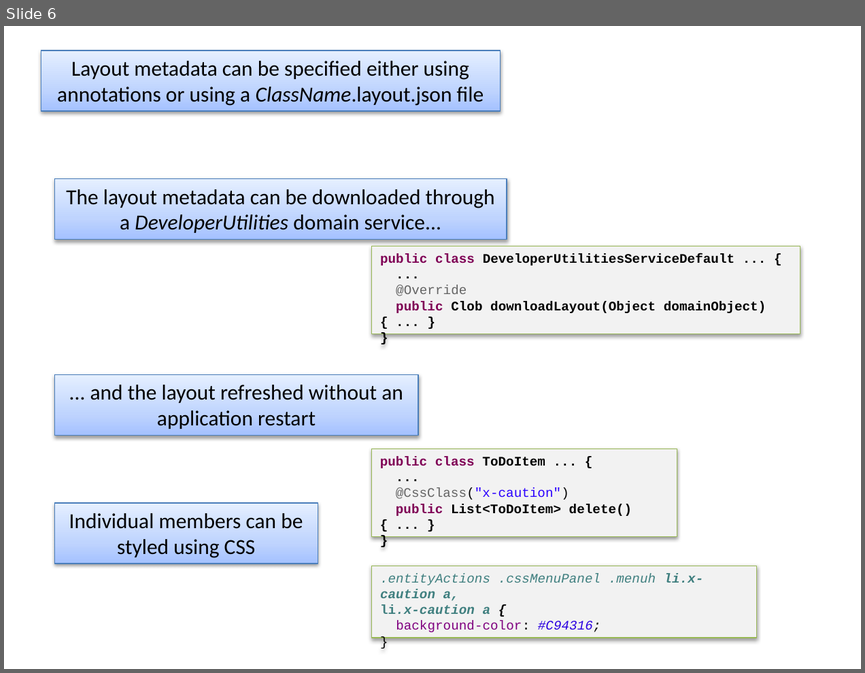
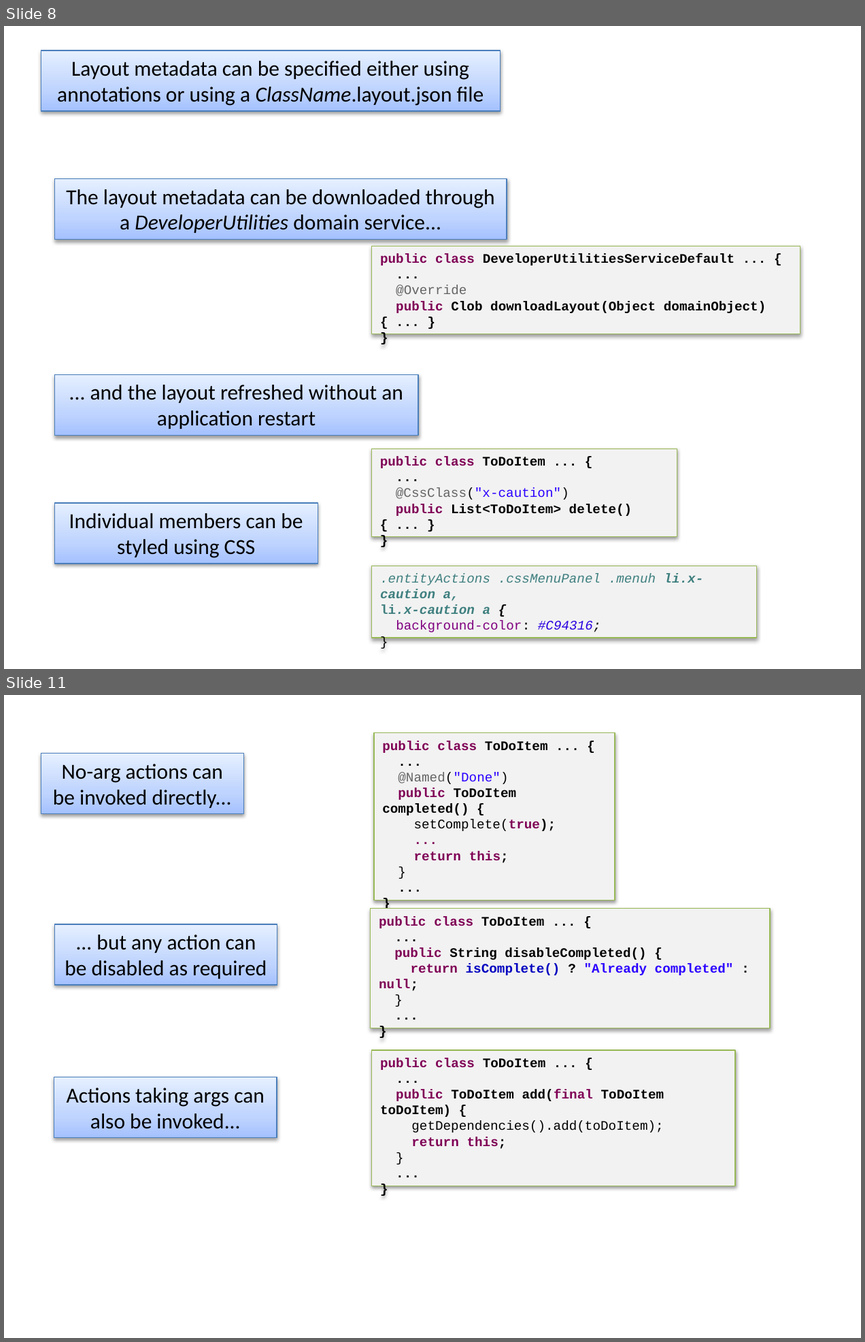
Before and after one commit to apache/causeway-site, a slide deck: content/images/screenshots2/screenshot-captions.pptx. Shown one above the other, each under a label of ours: slide 6 before the commit, slides 8 and 11 after it; the slides between them are not shown. The pictures are 865x673 and 865x1342 pixels, drawn with LibreOffice and Linux fonts; fonts in the diff are those of the drawing. Boxes give left, top, right and bottom in pixels: in the first picture for what was removed or moved away, otherwise in the second. Text is boxed around its words. In the diff, an @@ line names an element or a change of style, - is before the commit and + after.

```diff
--- a/content/images/screenshots2/screenshot-captions.pptx
+++ b/content/images/screenshots2/screenshot-captions.pptx
@@ slide 11 added at [4,695,861,1338], background #FFFFFF @@
@@ rectangle added at [374,732,615,900], fill #F2F2F2, outline #98B955 0.75 pt, 11 pt, text #000000, bold @@
+public class ToDoItem ... {
+...
+@Named("Done")
+public ToDoItem completed() {
+setComplete(true);
+...
+return this;
+}
+...
+}
@@ rectangle added at [41,753,243,814], fill gradient #A4C4FF to #BFD4FF to #E6EEFF, outline #4B7EBC 0.75 pt, 18 pt, text #000000 @@
+No-arg actions can
+be invoked directly...
@@ rectangle added at [371,909,770,1028], fill #F2F2F2, outline #98B955 0.75 pt, 11 pt, text #000000, bold @@
+public class ToDoItem ... {
+...
+public String disableCompleted() {
+return isComplete() ? "Already completed" : null;
+}
+...
+}
@@ rectangle added at [54,923,277,985], fill gradient #A4C4FF to #BFD4FF to #E6EEFF, outline #4B7EBC 0.75 pt, 18 pt, text #000000 @@
+... but any action can be disabled as required
@@ rectangle added at [372,1050,735,1185], fill #F2F2F2, outline #98B955 0.75 pt, 11 pt, text #000000, bold @@
+public class ToDoItem ... {
+...
+public ToDoItem add(final ToDoItem toDoItem) {
+getDependencies().add(toDoItem);
+return this;
+}
+...
+}
@@ rectangle added at [54,1077,277,1138], fill gradient #A4C4FF to #BFD4FF to #E6EEFF, outline #4B7EBC 0.75 pt, 18 pt, text #000000 @@
+Actions taking args can also be invoked...
@@ what was slide 6 is now slide 8 @@
```
Also in this commit, not shown: 3 slides changed, 11 other slides added, 45 other files.
